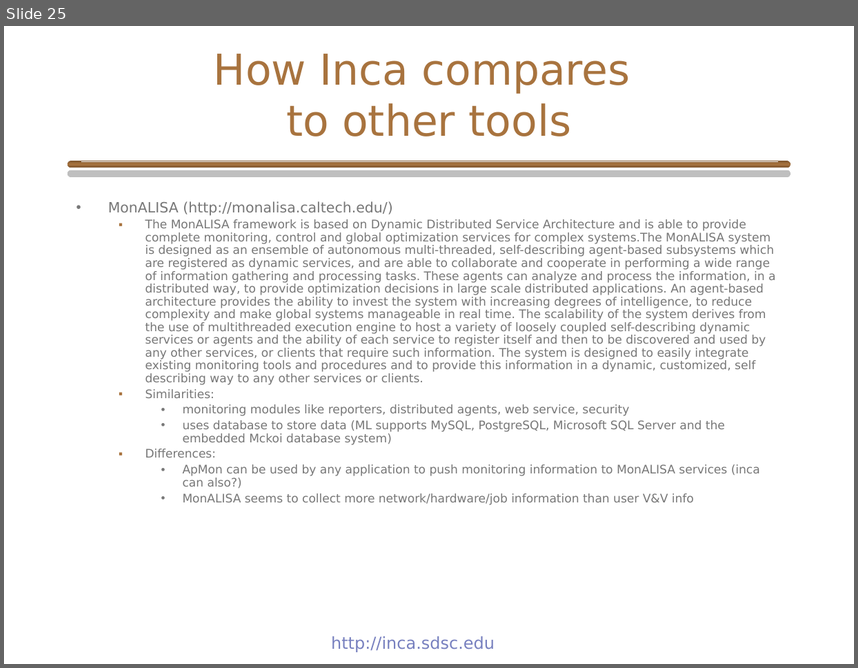
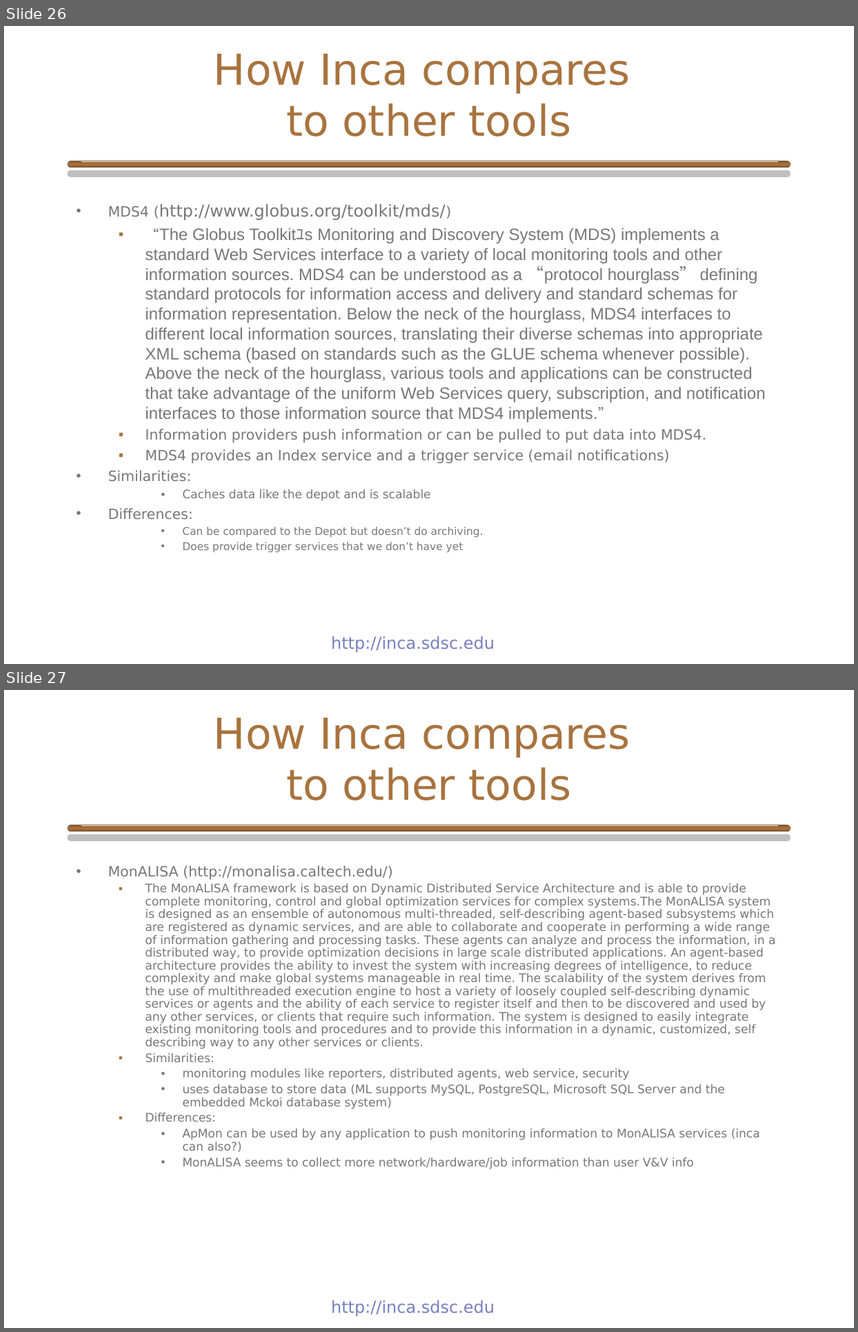
Before and after one commit to IncaProject/inca-xsede, a slide deck: talks/inca_sc05.ppt. Shown one above the other, each under a label of ours: slide 25 before the commit, slides 26 and 27 after it. The pictures are 858x668 and 858x1332 pixels, drawn with LibreOffice and Linux fonts; fonts in the diff are those of the drawing; background and template pictures are left out. Boxes give left, top, right and bottom in pixels: in the first picture for what was removed or moved away, otherwise in the second. Text is boxed around its words. In the diff, an @@ line names an element or a change of style, - is before the commit and + after.

```diff
--- a/talks/inca_sc05.ppt
+++ b/talks/inca_sc05.ppt
@@ slide 26 added at (4, 26, 854, 664), background #FFFFFF; not listed: 3 template elements that a slide beside it also shows @@
@@ title added at (214, 54, 631, 136), 36 pt, text #A8733E @@
+How Inca compares
+to other tools
@@ text added at (108, 204, 766, 552), 14 pt, text #777777 @@
+• MDS4 (http://www.globus.org/toolkit/mds/)
+  ▪ “The Globus Toolkitﾕs Monitoring and Discovery System (MDS) implements a standard Web Services interface to a variety of local monitoring tools and other information sources. MDS4 can be understood as a “protocol hourglass” defining standard protocols for information access and delivery and standard schemas for information representation. Below the neck of the hourglass, MDS4 interfaces to different local information sources, translating their diverse schemas into appropriate XML schema (based on standards such as the GLUE schema whenever possible). Above the neck of the hourglass, various tools and applications can be constructed that take advantage of the uniform Web Services query, subscription, and notification interfaces to those information source that MDS4 implements.”
+  ▪ Information providers push information or can be pulled to put data into MDS4.
+  ▪ MDS4 provides an Index service and a trigger service (email notifications)
+• Similarities:
+    • Caches data like the depot and is scalable
+• Differences:
+    • Can be compared to the Depot but doesn’t do archiving.
+    • Does provide trigger services that we don’t have yet
@@ what was slide 25 is now slide 27 @@
```
Also in this commit, not shown: 1 other slide added.
